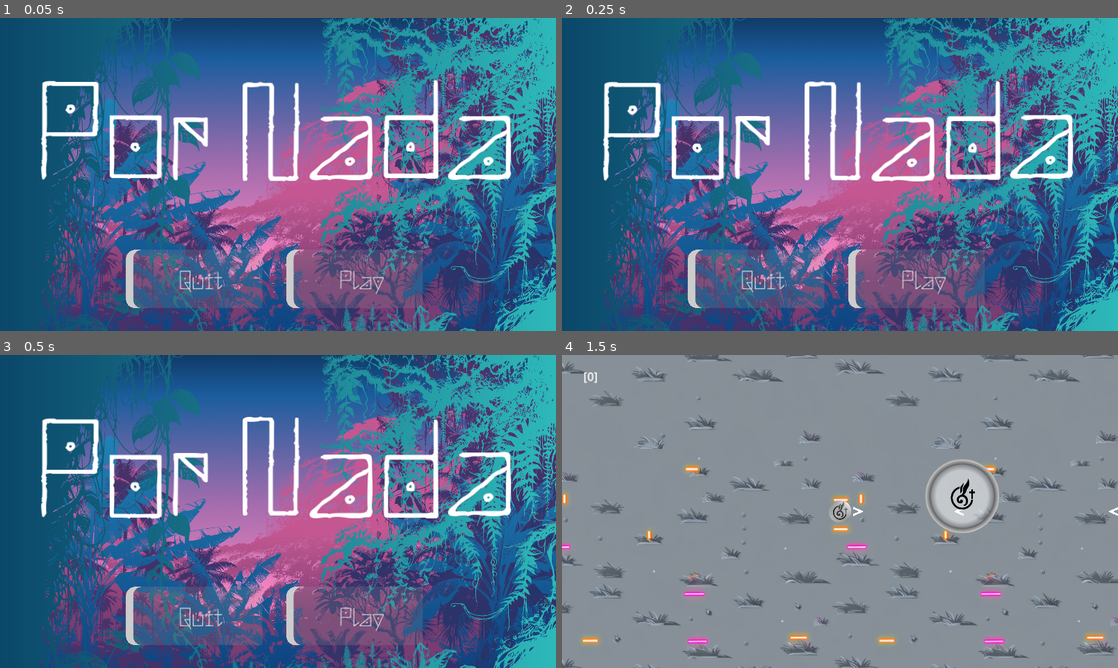
Above: before the commit, frames 1-4 (two rows, left to right).
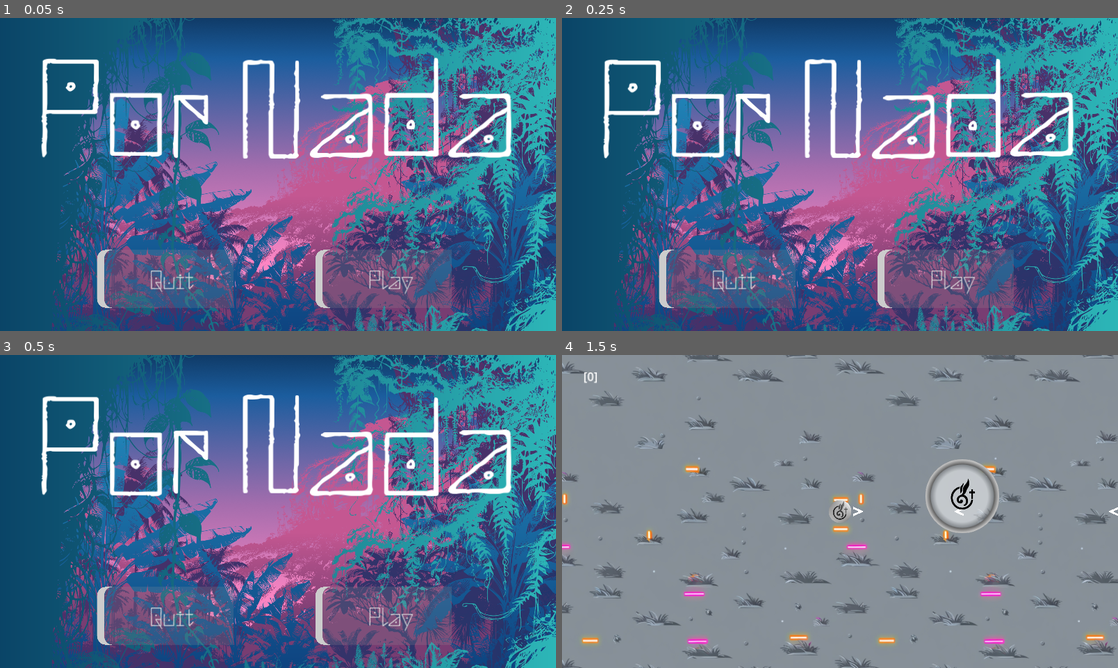
Above: after the commit, the same moments.

Repository: Pneumaturgy/PorNada
Game: Godot game, scene res://Scenes/Levels/MainMenu.tscn
The game is run twice, just before and just after one commit, with the same random seed, the same clock (stepped at 60 frames per second) and the same inputs.
Inputs (mouse positions are in pixels of both pictures, inside the frame that each line leads up to):
- Up to frame 1 (0.05 s): no input
- Up to frame 2 (0.25 s): no input
- Up to frame 3 (0.5 s): no input
- Up to frame 4 (1.5 s): click "Play" at 0.5 s; tap Enter at 1.25 s; move the mouse to (962, 495) at 1.27 s; hold D (move_right) from 1.28 s (still down); hold Right mouse button (fire) from 1.28 s (still down); click (962, 495) at 1.42 s

The runs differ from the first frame. In frame 1, 47% of the frame differs, in the area x 7-100%, y 0-100%; in frame 2, 47%; in frame 3, 47%; in frame 4, nothing differs.

Commit message:
polished

Diff:
--- a/Scenes/Levels/MainMenu.tscn
+++ b/Scenes/Levels/MainMenu.tscn
@@ -30,21 +30,23 @@
 [sub_resource type="GDScript" id="GDScript_eu2ia"]
 script/source = "extends Camera2D
 
-# Adjust these to control the strength of the parallax effect
-@export var rotation_speed: float = 0.05
-@export var max_rotation: float = 0.1
-@export var is_mobile = false
-var target_rotation: float = 0.0
+var is_mobile = false
+
 
 func _ready():
 	set_process_input(true)
+	if OS.get_name() == \"Android\":
+		is_mobile = true
+
+func _process(delta):
+	if is_mobile:
+		var gyro = Input.get_gyroscope()
+		position += Vector2(-gyro.y*15,-gyro.x*15)
 
 func _input(event):
 	if event is InputEventMouseMotion:
 		position = event.position
-	if is_mobile:
-		var gyro = Input.get_accelerometer()
-		position = gyro
+
 
 "
 
@@ -52,8 +54,8 @@
 script = SubResource("GDScript_j122v")
 
 [node name="ParallaxBackground" type="ParallaxBackground" parent="."]
-offset = Vector2(960, 540)
-transform = Transform2D(1, 0, 0, 1, 960, 540)
+offset = Vector2(1000, 540)
+transform = Transform2D(1, 0, 0, 1, 1000, 540)
 
 [node name="ParallaxLayer" type="ParallaxLayer" parent="ParallaxBackground"]
 motion_scale = Vector2(0.01, 0.01)
@@ -106,10 +108,13 @@
 
 [node name="Title" type="RichTextLabel" parent="MainMenu/Control"]
 layout_mode = 1
-offset_left = 123.0
-offset_top = 77.0
-offset_right = 1854.0
-offset_bottom = 729.0
+anchors_preset = 5
+anchor_left = 0.5
+anchor_right = 0.5
+offset_left = -836.0
+offset_right = 836.0
+offset_bottom = 652.0
+grow_horizontal = 2
 theme = ExtResource("7_h7o41")
 theme_override_font_sizes/normal_font_size = 480
 bbcode_enabled = true
@@ -122,10 +127,10 @@
 anchor_top = 1.0
 anchor_right = 0.5
 anchor_bottom = 1.0
-offset_left = -500.0
+offset_left = -600.0
 offset_top = -280.0
-offset_right = 500.0
-offset_bottom = -79.0
+offset_right = 600.0
+offset_bottom = -79.0001
 grow_horizontal = 2
 grow_vertical = 0
 alignment = 1
@@ -138,7 +143,7 @@
 text = "Quit"
 
 [node name="Control" type="Control" parent="MainMenu/Control/HBoxContainer"]
-custom_minimum_size = Vector2(100, 0)
+custom_minimum_size = Vector2(300, 0)
 layout_mode = 2
 
 [node name="Play" type="Button" parent="MainMenu/Control/HBoxContainer"]
